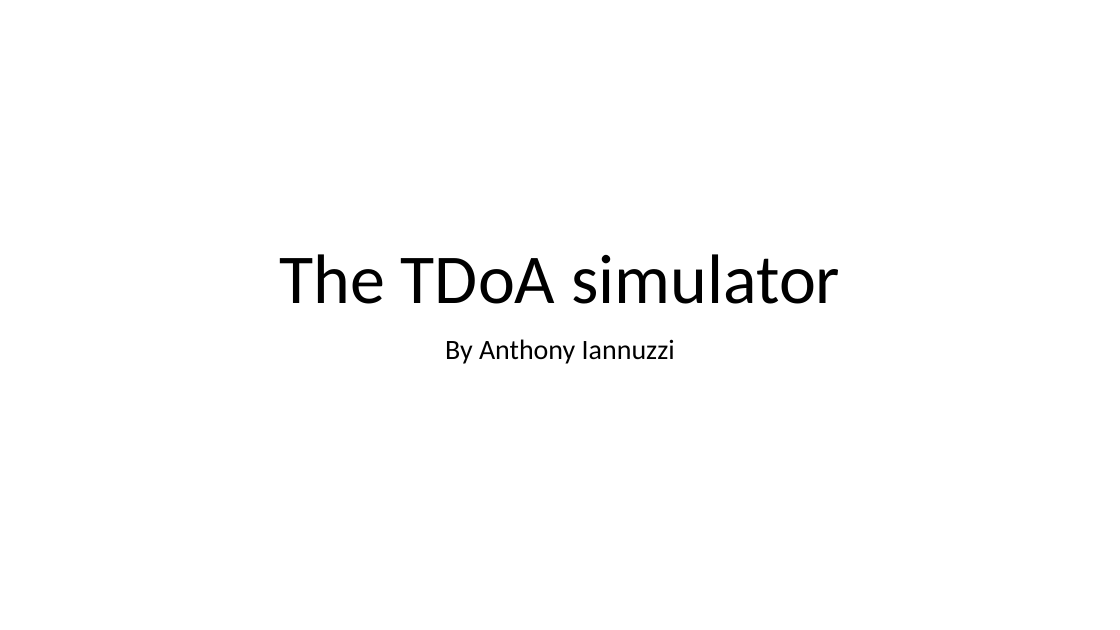
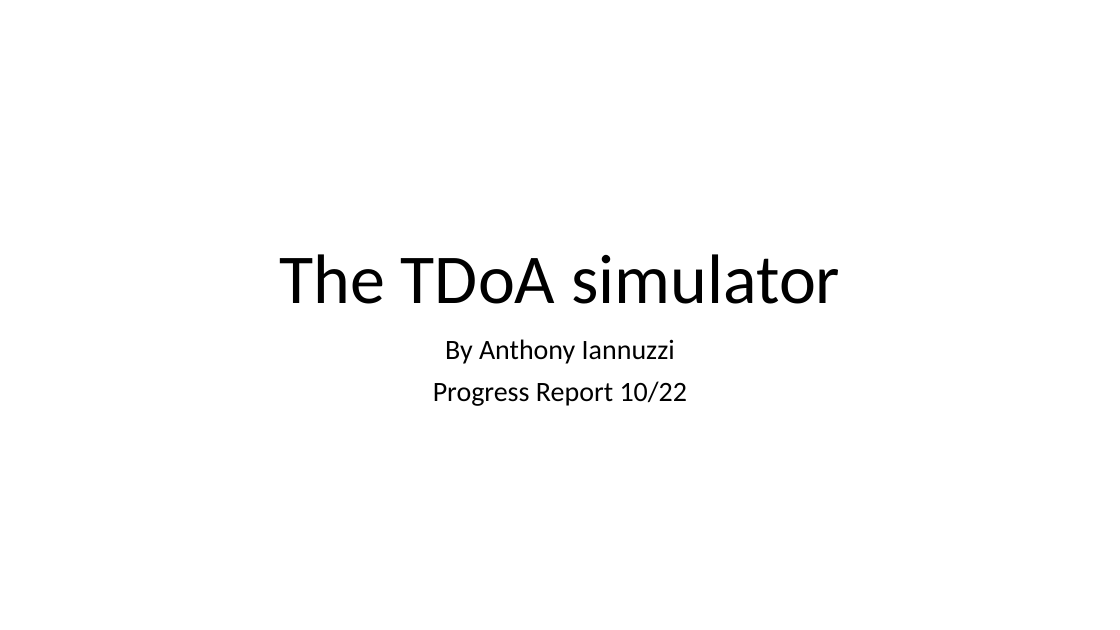
Before and after one commit to MSD-LASSO/FeasibilityStudies, a slide deck: slide 8 of TdoaSim/TDoA Flowchart.pptx. Drawn at 1120x630 pixels with LibreOffice and Linux fonts; fonts in the diff are those of the drawing. Boxes give left, top, right and bottom in pixels: in the first picture for what was removed or moved away, otherwise in the second. Text is boxed around its words. In the diff, an @@ line names an element or a change of style, - is before the commit and + after.

```diff
--- a/TdoaSim/TDoA Flowchart.pptx
+++ b/TdoaSim/TDoA Flowchart.pptx
@@ subtitle at box(433, 381, 688, 406): paragraph added @@
+Progress Report 10/22
```
Also in this commit, not shown: 4 other slides changed, 12 slides added.
